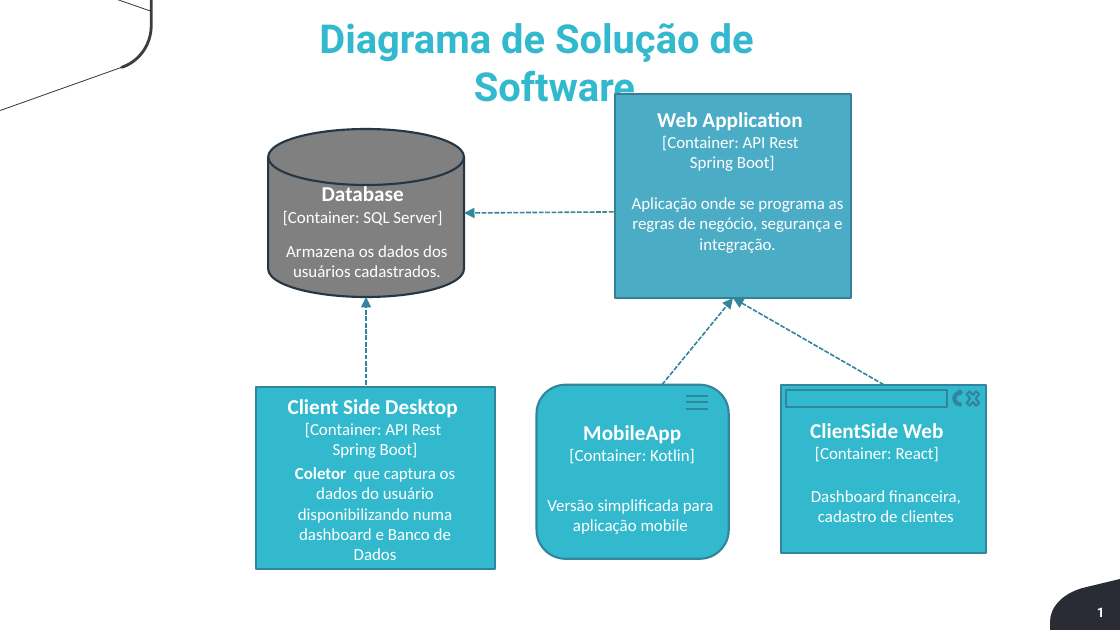
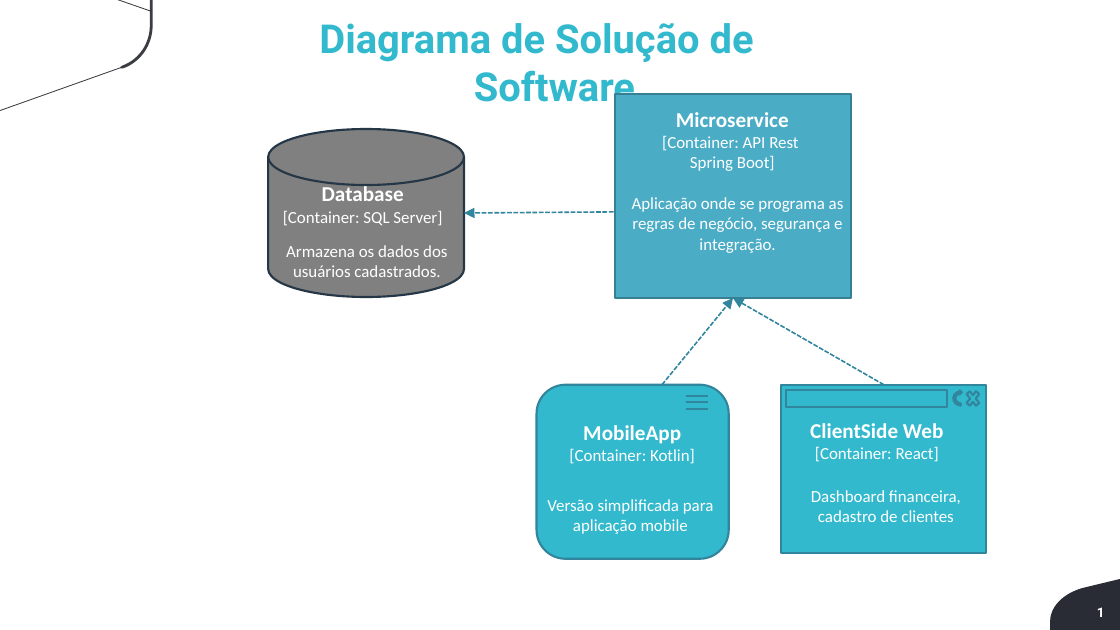
Before and after one commit to Lucassouza849/grupoPi3Semestre, a slide deck: slide 1 of Documentação/Diagrama de Solução de Software/Diagrama de Solução de Software v1.pptx. Drawn at 1120x630 pixels with LibreOffice and Linux fonts; fonts in the diff are those of the drawing; background and template pictures are left out. Boxes give left, top, right and bottom in pixels: in the first picture for what was removed or moved away, otherwise in the second. Text is boxed around its words. In the diff, an @@ line names an element or a change of style, - is before the commit and + after.

```diff
--- a/Documentação/Diagrama de Solução de Software/Diagrama de Solução de Software v1.pptx
+++ b/Documentação/Diagrama de Solução de Software/Diagrama de Solução de Software v1.pptx
@@ text at (676, 112, 789, 127): text changed @@
-Web Application
+Microservice
@@ arrow removed from (366, 385) to (366, 297) @@
@@ rectangle removed at (256, 387, 495, 569) @@
@@ text removed at (288, 399, 457, 458) @@
-Client Side Desktop
-[Container: API Rest
-Spring Boot]
@@ text removed at (295, 467, 456, 560) @@
-Coletor que captura os dados do usuário disponibilizando numa dashboard e Banco de Dados
```
Also in this commit, not shown: 4 other files.
